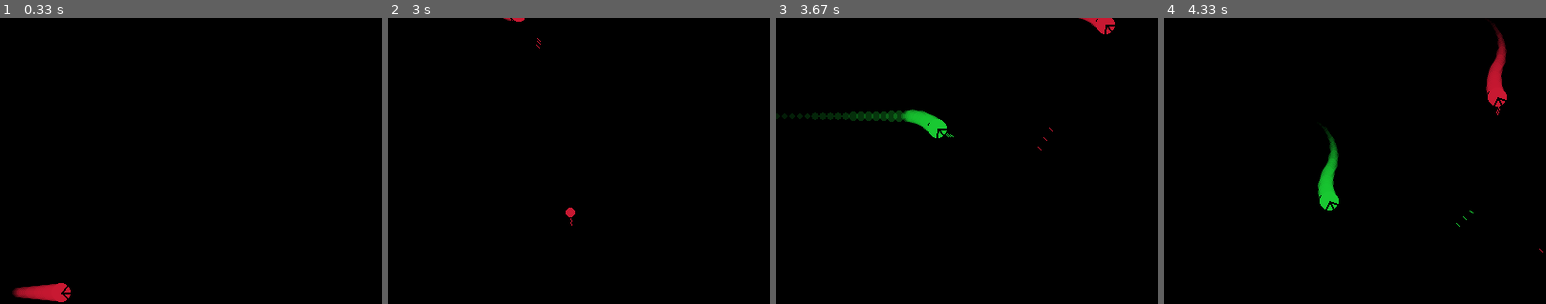
Above: before the commit, frames 1-4 (left to right).
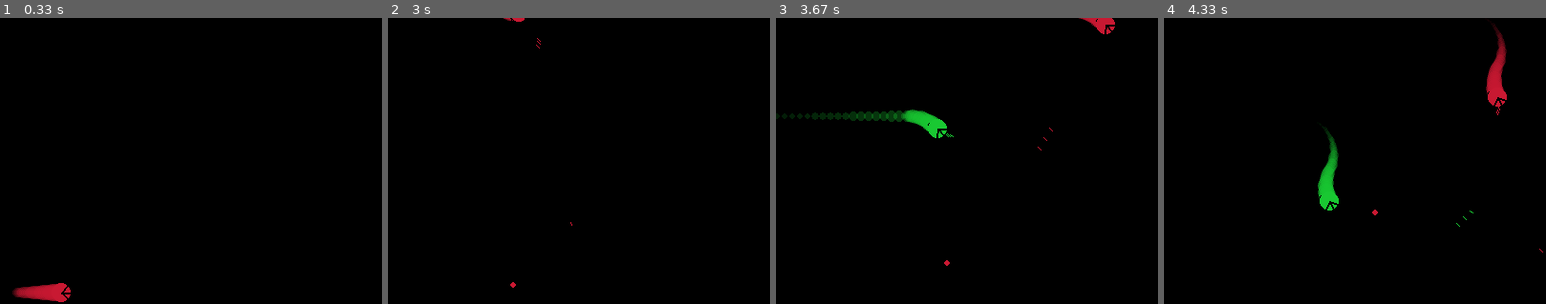
Above: after the commit, the same moments.

Repository: ZephyrSails/leben
Game: pygame game, started from dog_fight/main.py
Two runs of this game, one before a commit and one after it. Both use one fixed random seed, a clock stepped at 60 frames per second and the inputs below.
Inputs:
- Up to frame 1 (0.33 s): no input
- Up to frame 2 (3 s): tap Right Ctrl at 0.33, 0.73, 1.03, 1.23, 1.57, 1.87, 2.07, 2.37, 2.63, 2.93 s; hold Right 0.67-1.13 s; hold D 0.67-1.13 s; tap Shift at 0.82, 2.15 s; hold Up 1.17-1.47 s; hold W 1.17-1.47 s; tap Right Shift at 1.32, 2.72 s; hold Right 1.5-1.97 s; hold D 1.5-1.97 s; hold Left 2-2.53 s; hold A 2-2.53 s; hold Left 2.57-2.97 s; hold A 2.57-2.97 s
- Up to frame 3 (3.67 s): hold Up 3-3.37 s; hold W 3-3.37 s; tap Right Ctrl at 3.07, 3.47 s; hold Right from 3.4 s (still down); hold D from 3.4 s (still down); tap Shift at 3.55 s
- Up to frame 4 (4.33 s): tap Right Ctrl at 3.77, 4.13 s; release Right at 4.03 s; release D at 4.03 s; hold Left from 4.07 s (still down); hold A from 4.07 s (still down); tap Right Shift at 4.22 s
The pictures show only the part of the screen within x 0-50%, y 3-53%; the shares and areas given below are measured in that part.

Frame 1 is identical in both runs. In frame 2, less than 0.1% of the frame differs, in the area x 32-49%, y 66-95%; in frame 3, less than 0.1%; in frame 4, less than 0.1%.

Commit message:
clean up & missile motion

Diff:
--- a/dog_fight/bullet.py
+++ b/dog_fight/bullet.py
@@ -79,7 +79,7 @@
 
         self.life_tick -= 1
         if self.life_tick == 0:
-            self.kill()
+            super(Bullet, self).kill()
 
     def blit(self, screen):
         screen.blit(self.surf, self.rect)
--- a/dog_fight/contrail.py
+++ b/dog_fight/contrail.py
@@ -21,11 +21,15 @@
         self.radius = self.init_radius
         self.bg_color = flight.bg_color
         self.color = pygame.Color(*flight.color)
-        self.init_alpha = self.color.a // 2
+        self.alpha = self.color.a // 2
 
         # life span
         self.init_life_tick = 50
         self.curr_life_tick = self.init_life_tick
+
+        # decays
+        self.radius_decay = self.init_radius / self.init_life_tick
+        self.alpha_decay = self.alpha / self.init_life_tick
 
         # pygame
         self.surf = pygame.Surface((self.radius * 2, self.radius * 2))
@@ -37,10 +41,11 @@
 
     def redraw(self):
         pygame.draw.circle(self.surf, self.bg_color,
-                          (self.init_radius, self.init_radius),
-                          self.init_radius)
+                           (self.init_radius, self.init_radius),
+                           self.init_radius)
         pygame.draw.circle(self.surf, self.color,
-                           (self.init_radius, self.init_radius), self.radius)
+                           (self.init_radius, self.init_radius),
+                           int(self.radius))
 
     def update(self):
         self.curr_life_tick -= 1
@@ -49,5 +54,6 @@
         self.redraw()
         ratio = self.curr_life_tick / self.init_life_tick
 
-        self.radius = int(self.init_radius * ratio)
-        self.surf.set_alpha(int(self.init_alpha * ratio))
+        self.radius -= self.radius_decay
+        self.alpha -= self.alpha_decay
+        self.surf.set_alpha(int(self.alpha))
--- a/dog_fight/flight.py
+++ b/dog_fight/flight.py
@@ -10,10 +10,19 @@
 import random
 from bullet import Bullet
 from contrail import Contrail
+from missile import Missile
 
 
 class Flight(pygame.sprite.Sprite):
-    def __init__(self, id, screen, keySet, color):
+    def __init__(self, id, screen, keySet, color, flights):
+        """
+        Input:
+            id: Int
+            screen: pygame.Screen
+            keySet: List<pygame.locals>
+            color: pygame.Color
+        """
+
         super(Flight, self).__init__()
         # identity
         self.id = id
@@ -23,7 +32,7 @@
         self.SCREEN_WIDTH, self.SCREEN_HEIGHT = self.screen.get_size()
 
         # control
-        self.kWarp, self.kFire, self.kLeft, self.kRight = keySet
+        self.kWarp, self.kFire, self.kLeft, self.kRight, self.kMissile = keySet
 
         # motion
         self.speed = 2
@@ -61,8 +70,12 @@
         self.bullet_list = []
         self.bullets = pygame.sprite.Group()
 
+        self.missiles = pygame.sprite.Group()
+
         # decorator
         self.contrails = pygame.sprite.Group()
+
+        self.flights = flights
 
     def draw_line(self, radians):
         pygame.draw.line(
@@ -130,14 +143,22 @@
                 oldest_bullet = self.bullet_list.pop(0)
                 oldest_bullet.kill()
 
-        self.bullets.update()
-        for bullet in self.bullets:
-            self.screen.blit(bullet.surf, bullet.rect)
-
         # contrails
         self.contrails.add(Contrail(self))
-        self.contrails.update()
-        for contrail in self.contrails:
-            self.screen.blit(contrail.surf, contrail.rect)
 
+        # missile
+        if pressed_keys[self.kMissile]:
+            if (len(self.missiles) == 0):
+                self.missiles.add(Missile(self, 90, self.flights))
+                self.missiles.add(Missile(self, -90, self.flights))
+
+        # draw & blit
+        self.update_and_blit(self.contrails)
+        self.update_and_blit(self.bullets)
+        self.update_and_blit(self.missiles)
         self.screen.blit(self.surf, self.rect)
+
+    def update_and_blit(self, group):
+        group.update()
+        for obj in group:
+            self.screen.blit(obj.surf, obj.rect)
--- a/dog_fight/main.py
+++ b/dog_fight/main.py
@@ -3,10 +3,11 @@
 
 import pygame
 from pygame.locals import (K_ESCAPE, KEYDOWN, QUIT, K_UP, K_RSHIFT, K_LEFT,
-                           K_RIGHT, K_w, K_a, K_d, K_LSHIFT)
+                           K_RIGHT, K_w, K_a, K_d, K_LSHIFT, K_LCTRL, K_RCTRL)
 import random
 
-KEY_SETS = [[K_UP, K_RSHIFT, K_LEFT, K_RIGHT], [K_w, K_LSHIFT, K_a, K_d]]
+KEY_SETS = [[K_UP, K_RSHIFT, K_LEFT, K_RIGHT, K_RCTRL],
+            [K_w, K_LSHIFT, K_a, K_d, K_LCTRL]]
 
 COLOR_SETS = [(200, 25, 50), (25, 200, 50)]
 
@@ -24,7 +25,8 @@
 
     scores = []
     for idx in range(2):
-        flights.add(Flight(idx, screen, KEY_SETS[idx], COLOR_SETS[idx]))
+        flights.add(
+            Flight(idx, screen, KEY_SETS[idx], COLOR_SETS[idx], flights))
         scores.append(0)
 
     while running:
--- a/dog_fight/missile.py
+++ b/dog_fight/missile.py
@@ -3,8 +3,14 @@
 
 
 class Missile(pygame.sprite.Sprite):
-    def __init__(self, flight):
-        super(Bullet, self).__init__()
+    def __init__(self, flight, degree_delta, targets):
+        """
+        Input:
+            flight: Flight
+            degree_delta: Int, direction to shoot out missile
+            targets: pygame.sprite.Group
+        """
+        super(Missile, self).__init__()
         # identity
         self.id = flight.id
 
@@ -13,51 +19,91 @@
         self.SCREEN_HEIGHT = flight.SCREEN_HEIGHT
 
         # motion
-        self.init_speed = flight.speed * 1.5
-        self.radians = flight.dir_radians
-        self.x_speed = math.cos(self.radians) * self.speed_multiplier
-        self.y_speed = math.sin(self.radians) * self.speed_multiplier
+        self.max_a = 0.1
+        self.curr_a = 0
+        self.inc_a = 0.0001
+        self.max_speed = 4
+        self.x_a = 0
+        self.y_a = 0
+        self.radians = math.radians(flight.dir_degree + degree_delta)
+        self.x_speed = math.cos(
+            self.radians) * flight.x_speed * self.max_speed / flight.speed
+        self.y_speed = math.sin(
+            self.radians) * flight.y_speed * self.max_speed / flight.speed
 
         # attribute
-        self.life_tick = 100
-        self.len = 2
+        self.life_tick = 500
+        self.radius = 3
         self.bg_color = flight.bg_color
         self.color = flight.color
 
-        # pisition
+        # position
         self.x = flight.x
         self.y = flight.y
 
-        self.surf = pygame.Surface((self.len * 2, self.len * 2))
+        self.surf = pygame.Surface((self.radius * 2, self.radius * 2))
         self.redraw()
         self.rect = self.surf.get_rect(center=(
             self.x,
             self.y,
         ))
 
+        # target
+        self.targets = targets
+
+        # timing
+        self.life_tick = 500
+
     def redraw(self):
-        pygame.draw.circle(self.surf, self.bg_color, (self.len, self.len),
-                           self.len)
-        pygame.draw.line(self.surf, self.color,
-                         (int(self.len - self.len * math.cos(self.radians)),
-                          int(self.len - self.len * math.sin(self.radians))),
-                         (int(self.len + self.len * math.cos(self.radians)),
-                          int(self.len + self.len * math.sin(self.radians))),
-                         1)
+        pygame.draw.circle(self.surf, self.color, (self.radius, self.radius),
+                           self.radius)
+
+    def updateAcceleration(self):
+
+        hostile_targets = filter(lambda target: target.id != self.id,
+                                 self.targets)
+
+        min_dist_square = float('inf')
+        min_dist_target_direction = None
+        min_dist_target = None
+
+        for hostile_target in hostile_targets:
+            d_x = hostile_target.x - self.x
+            d_y = hostile_target.y - self.y
+
+            curr_dist_square = (d_x)**2 + (d_y)**2
+            if curr_dist_square < min_dist_square:
+                min_dist_square = curr_dist_square
+                min_dist_target_direction = (d_x, d_y)
+                min_dist_target = hostile_target
+
+        if hostile_target == None:
+            return None
+
+        min_dist = math.sqrt(min_dist_square)
+        d_x, d_y = min_dist_target_direction
+
+        if self.curr_a < self.max_a:
+            self.curr_a += self.inc_a
+
+        self.x_a = d_x * self.curr_a / min_dist
+        self.y_a = d_y * self.curr_a / min_dist
+        return min_dist_target
 
     def update(self):
+        min_dist_target = self.updateAcceleration()
+        if min_dist_target == None:
+            return
+        self.x_speed += self.x_a
+        self.y_speed += self.y_a
+
+        mag_speed = math.sqrt(((self.x_speed)**2 + (self.y_speed)**2))
+        if mag_speed > self.max_speed:
+            self.x_speed *= self.max_speed / mag_speed
+            self.y_speed *= self.max_speed / mag_speed
+
         dx = int(self.x + self.x_speed) - int(self.x)
         dy = int(self.y + self.y_speed) - int(self.y)
         self.x += self.x_speed
         self.y += self.y_speed
         self.rect.move_ip(dx, dy)
-
-        if self.rect.left < 0:
-            self.rect.left += self.SCREEN_WIDTH
-        if self.rect.right > self.SCREEN_WIDTH:
-            self.rect.right -= self.SCREEN_WIDTH
-        if self.rect.top <= 0:
-            self.rect.top += self.SCREEN_HEIGHT
-        if self.rect.bottom >= self.SCREEN_HEIGHT:
-            self.rect.bottom -= self.SCREEN_HEIGHT
-        # self.redraw()
